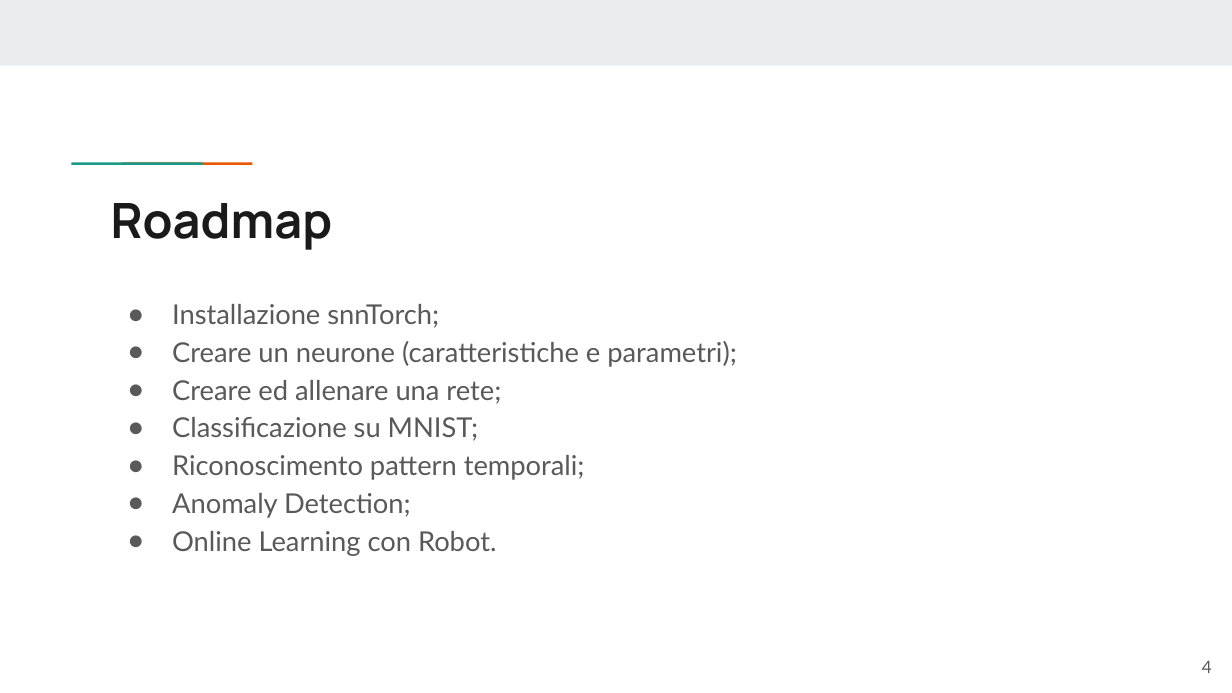
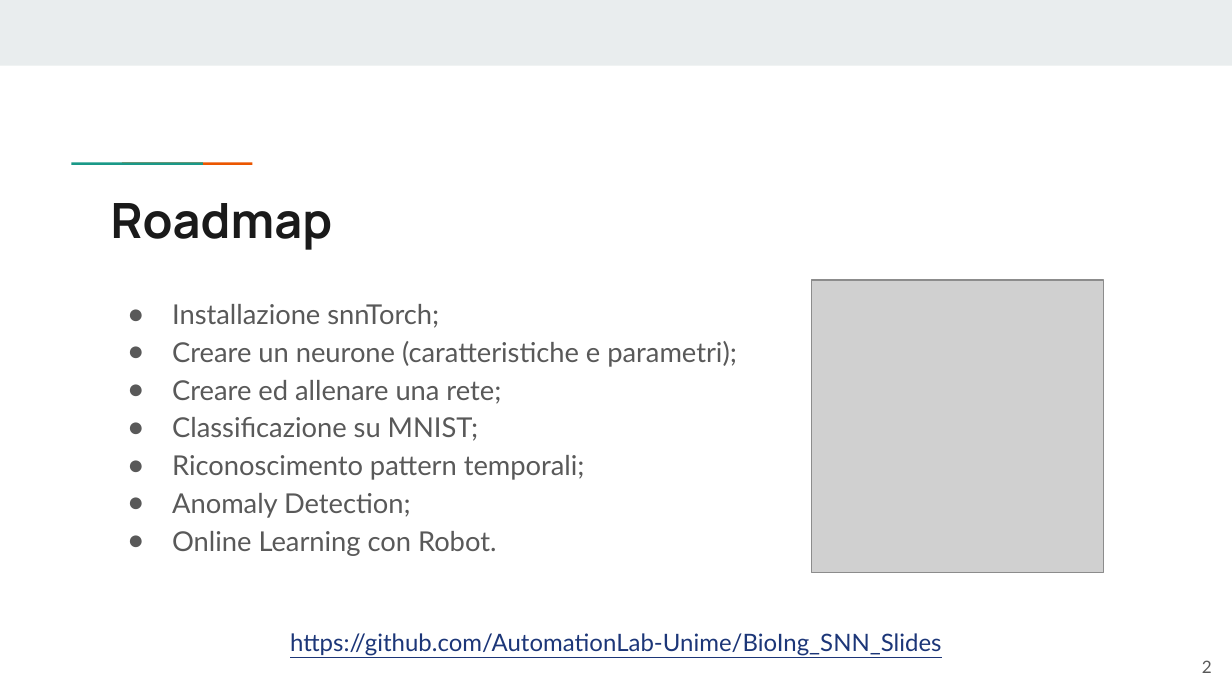
Before and after one commit to AutomationLab-Unime/BioIng_SNN_Slides, a slide deck: slide 2 of SNN_SIM_BIO.pptx (slide 4 before the commit). Drawn at 1232x693 pixels with LibreOffice and Linux fonts; fonts in the diff are those of the drawing; grey boxes stand for pictures. Boxes give left, top, right and bottom in pixels: in the first picture for what was removed or moved away, otherwise in the second. Text is boxed around its words. In the diff, an @@ line names an element or a change of style, - is before the commit and + after.

Commit message:
Slide update with repo

```diff
--- a/SNN_SIM_BIO.pptx
+++ b/SNN_SIM_BIO.pptx
@@ picture added at box(812, 280, 1104, 572) @@
@@ text added at box(290, 633, 942, 656), 14 pt, text #1C3678, underline @@
+https://github.com/AutomationLab-Unime/BioIng_SNN_Slides
@@ page number at box(1202, 660, 1212, 673): text changed @@
-4
+2
```
